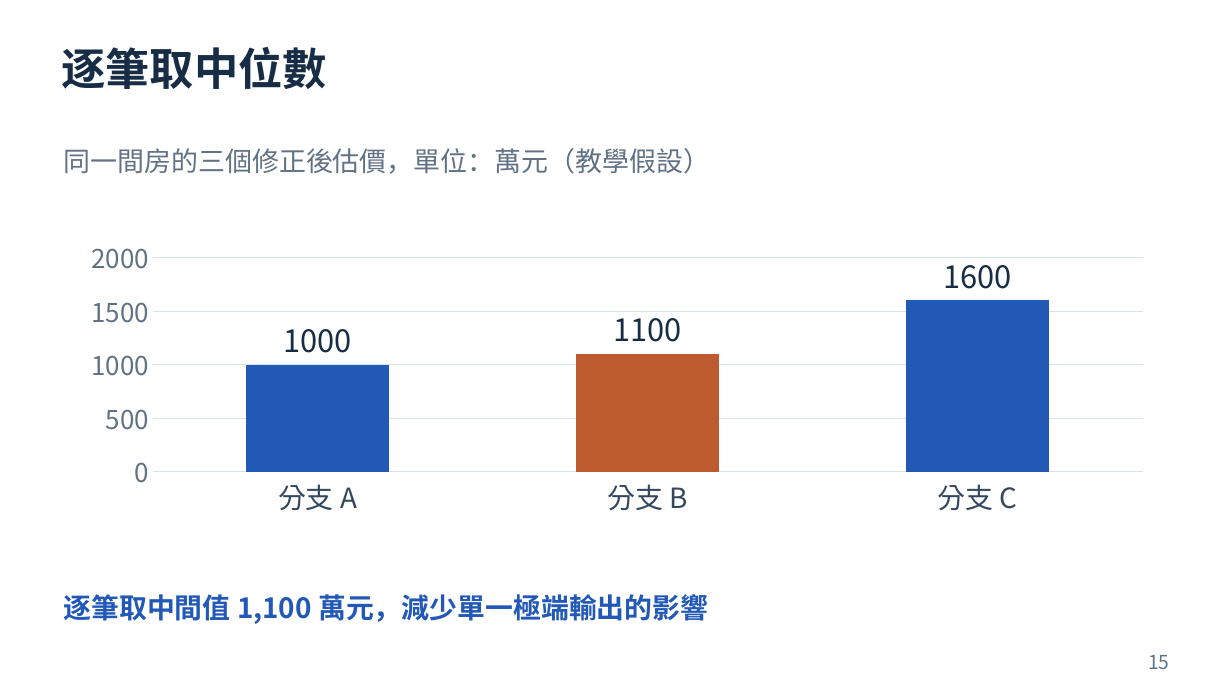
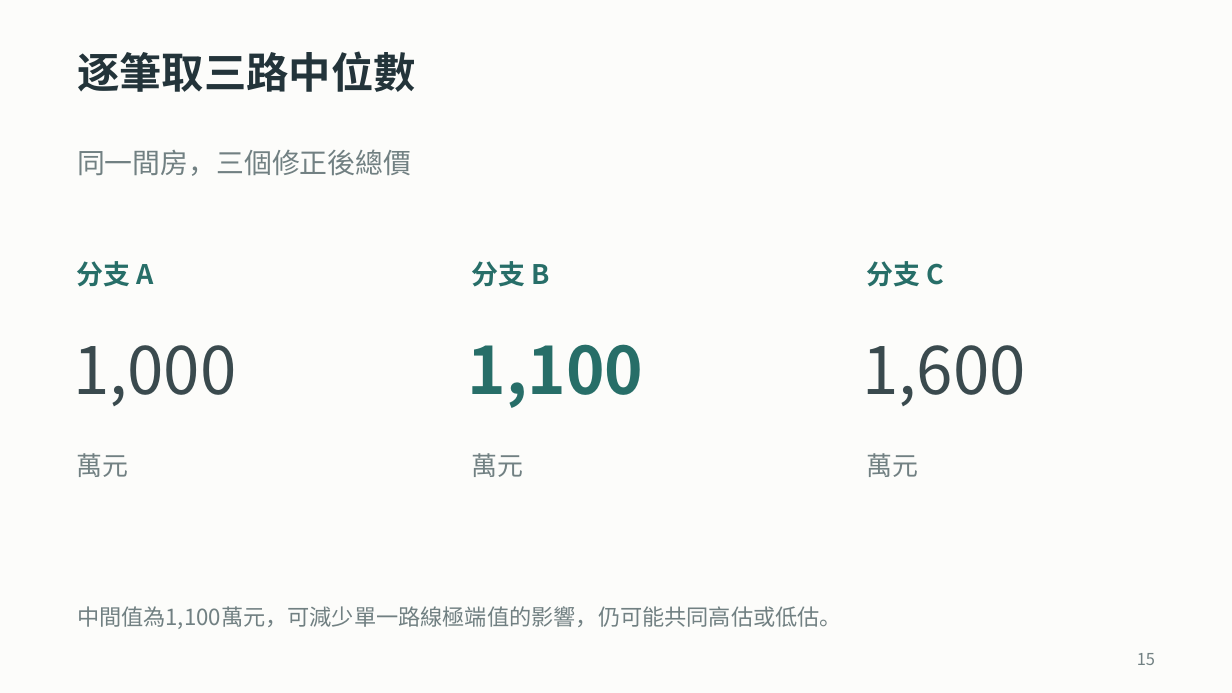
Before and after one commit to ziyi930108/nycu-house-price-regression, a slide deck: slide 15 of teaching/final_presentation/台灣房屋銷售價格預測挑戰賽_上台簡報.pptx. Drawn at 1232x693 pixels with LibreOffice and Linux fonts; fonts in the diff are those of the drawing. Boxes give left, top, right and bottom in pixels: in the first picture for what was removed or moved away, otherwise in the second. Text is boxed around its words. In the diff, an @@ line names an element or a change of style, - is before the commit and + after.

```diff
--- a/teaching/final_presentation/台灣房屋銷售價格預測挑戰賽_上台簡報.pptx
+++ b/teaching/final_presentation/台灣房屋銷售價格預測挑戰賽_上台簡報.pptx
@@ background #FFFFFF to #FCFCFA @@
@@ text at (x1=77, y1=51, x2=416, y2=92): text changed; size 34.5 to 33 pt; text colour #172C45 to #23343A @@
-逐筆取中位數
+逐筆取三路中位數
@@ text at (x1=77, y1=149, x2=411, y2=176): text changed; size 21 to 21.8 pt; text colour #617285 to #718082 @@
-同一間房的三個修正後估價，單位：萬元（教學假設）
+同一間房，三個修正後總價
@@ column chart removed at (x1=69, y1=233, x2=1165, y2=521) @@
-categories: 分支 A, 分支 B, 分支 C
-Series 1: 1000, 1100, 1600
@@ text added at (x1=77, y1=261, x2=154, y2=287), 21 pt, text #276E68, bold @@
+分支 A
@@ text added at (x1=472, y1=261, x2=550, y2=287), 21 pt, text #276E68, bold @@
+分支 B
@@ text added at (x1=866, y1=261, x2=944, y2=287), 21 pt, text #276E68, bold @@
+分支 C
@@ text added at (x1=73, y1=345, x2=236, y2=406), 51 pt, text #3A4A4E @@
+1,000
@@ text added at (x1=468, y1=344, x2=644, y2=408), 51 pt, text #276E68, bold @@
+1,100
@@ text added at (x1=862, y1=345, x2=1025, y2=406), 51 pt, text #3A4A4E @@
+1,600
@@ text added at (x1=77, y1=453, x2=129, y2=477), 20.2 pt, text #718082 @@
+萬元
@@ text added at (x1=472, y1=453, x2=524, y2=477), 20.2 pt, text #718082 @@
+萬元
@@ text added at (x1=866, y1=453, x2=918, y2=477), 20.2 pt, text #718082 @@
+萬元
@@ text at (x1=77, y1=606, x2=842, y2=629): text changed; size 21.8 to 17.2 pt; text colour #2259B6 to #718082; bold off @@
-逐筆取中間值 1,100 萬元，減少單一極端輸出的影響
+中間值為1,100萬元，可減少單一路線極端值的影響，仍可能共同高估或低估。
@@ text "15" at (x1=1137, y1=653, x2=1155, y2=665): size 15 to 12.8 pt, text colour #617285 to #718082 @@
```
Also in this commit, not shown: 23 other slides changed, 37 other files.
